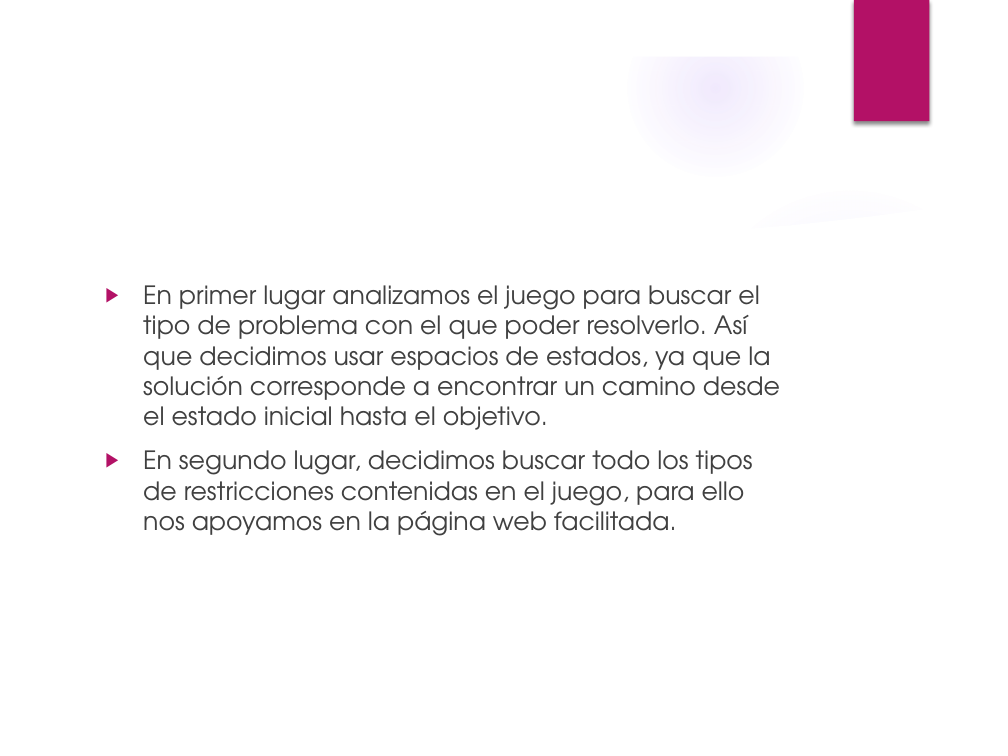
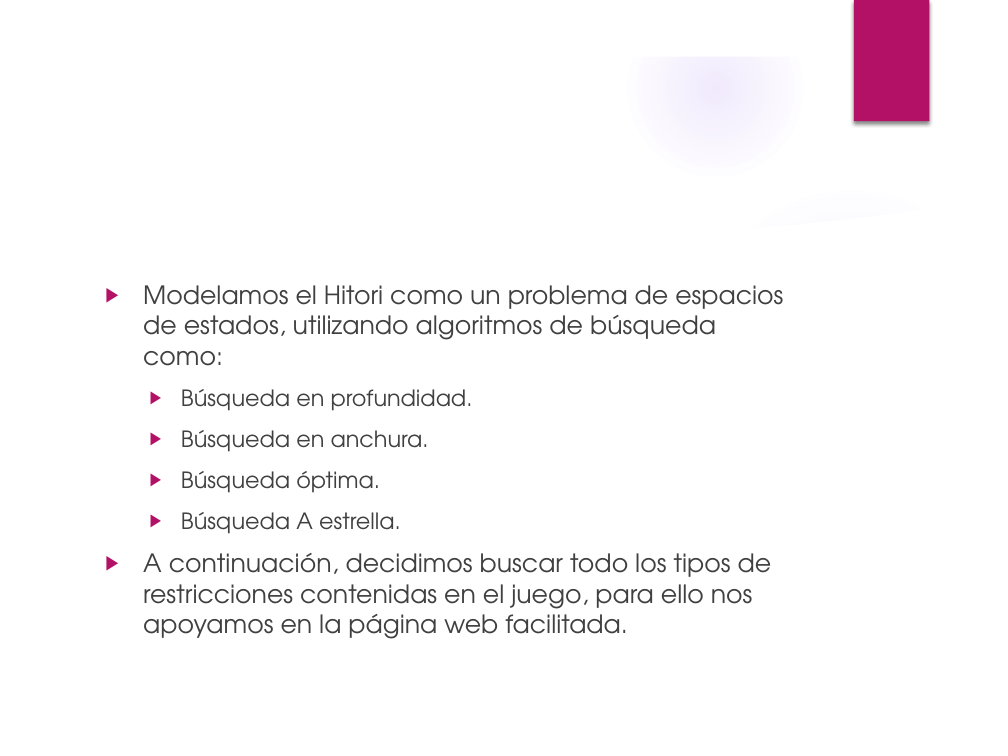
Before and after one commit to raunavcru/hitori-ia, a slide deck: slide 3 of Presentacion.pptx. Drawn at 1008x756 pixels with LibreOffice and Linux fonts; fonts in the diff are those of the drawing; background and template pictures are left out. Boxes give left, top, right and bottom in pixels: in the first picture for what was removed or moved away, otherwise in the second. Text is boxed around its words. In the diff, an @@ line names an element or a change of style, - is before the commit and + after.

Commit message:
presentacion

```diff
--- a/Presentacion.pptx
+++ b/Presentacion.pptx
@@ text at bbox=[143, 285, 783, 639]: text changed @@
-▶ En primer lugar analizamos el juego para buscar el tipo de problema con el que poder resolverlo. Así que decidimos usar espacios de estados, ya que la solución corresponde a encontrar un camino desde el estado inicial hasta el objetivo.
-▶ En segundo lugar, decidimos buscar todo los tipos de restricciones contenidas en el juego, para ello nos apoyamos en la página web facilitada.
+▶ Modelamos el Hitori como un problema de espacios de estados, utilizando algoritmos de búsqueda como:
+  ▶ Búsqueda en profundidad.
+  ▶ Búsqueda en anchura.
+  ▶ Búsqueda óptima.
+  ▶ Búsqueda A estrella.
+▶ A continuación, decidimos buscar todo los tipos de restricciones contenidas en el juego, para ello nos apoyamos en la página web facilitada.
```
Also in this commit, not shown: 5 other slides changed, 5 slides added.
